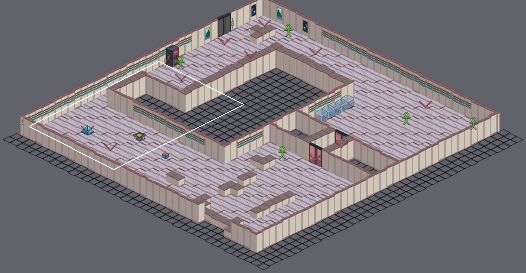
Tiled map (JSON): src/map/test2.json. The picture above shows the old version from afar; the outline marks the close-up.
Close-up. Before:
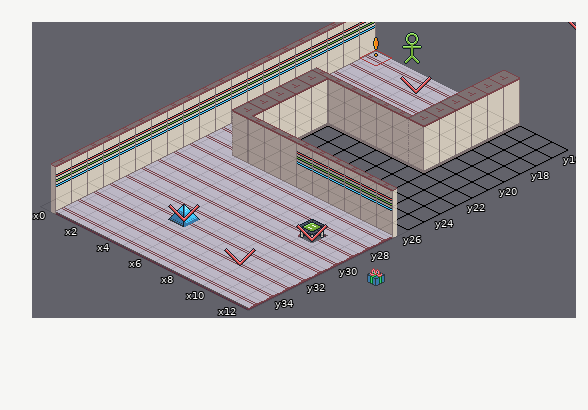
Cells are 32x16 px. Isometric: x runs down to the right, y down to the left. Shown: x 0..12, y 16..35.
And afterwards:
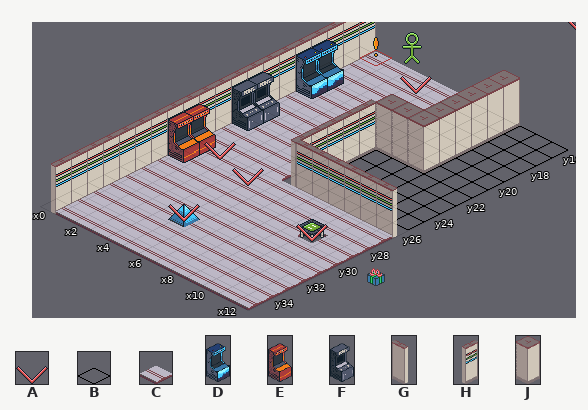
Key: from "control": A 1; from "floors": B 0, C 1; from "props": D 8, E 10, F 12; from "walls": G 1, H 3, J 15.
_ is an empty cell, . an unchanged one.
Objects are placed by the point they stand on, in cells (3,4 is the top-left corner of cell 3,4); size is 1x1 cell unless given.
From the commit log: press x to play vortex
Difference:
--- layer "Tiles"
@@ x 1..8 @@
-19 C.......
-20 C.......
-21 ..GGGGGG
-22 ..JBBB..
-23 C.JBBB..
-24 C.JBBB..
-25 ..JBBBB.
-26 ..JGGG..
-27 C.......
-28 C.......
+19 D.......
+20 D.......
+21 ..CCCCJJ
+22 ..CCCH..
+23 F.CCCH..
+24 F.CCCH..
+25 ..CCCHC.
+26 ..CCCH..
+27 E.......
+28 E.......
--- layer "Objects"
-A "MarkerPlayer" at 10,33.5 size 1x2
+A "MarkerPlayer" at 5.2,28.2 size 1x2
+A "MarkerVortexMachine" at 2.8,27.5 size 1x2
Where, in picture pixels (left, top, right, bottom), the same in both close-ups:
changed: (168, 40, 424, 187)
old place: (224, 248, 256, 266)
